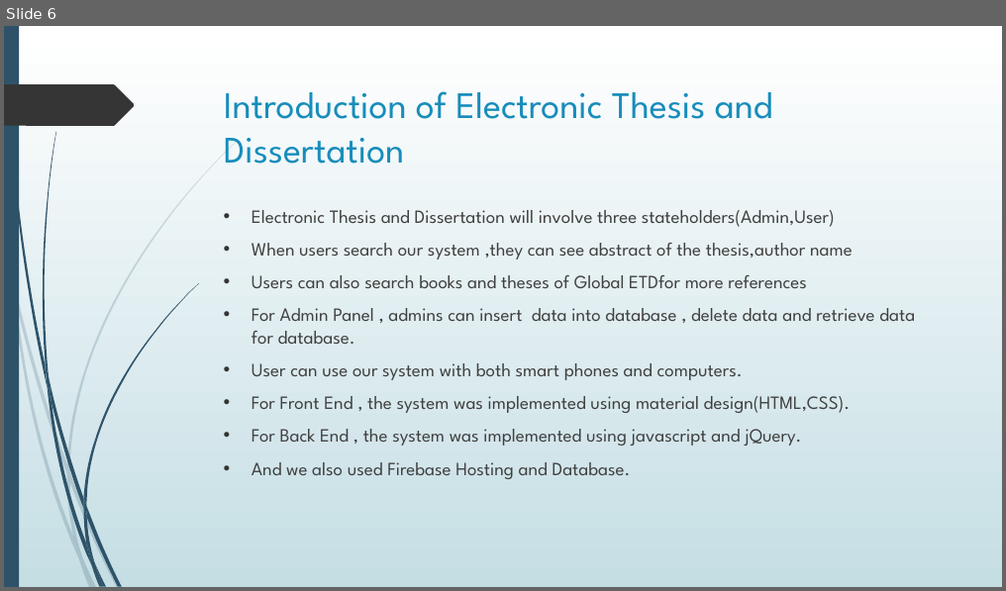
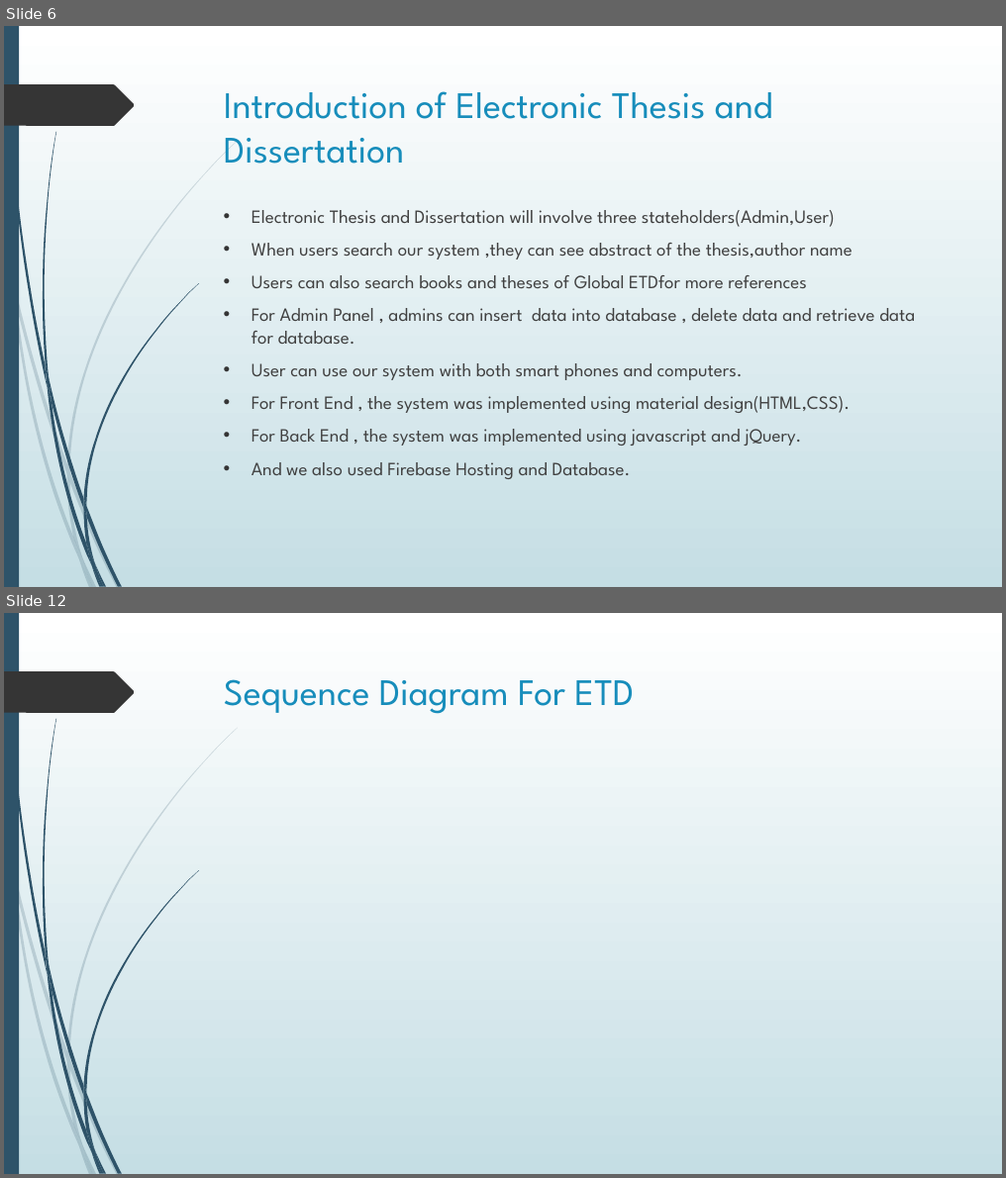
Before and after one commit to bravo-mdy-geo/Powerpoint, a slide deck: 1.pptx. Shown one above the other, each under a label of ours: slide 6 before the commit, slides 6 and 12 after it; the slides between them are not shown. The pictures are 1006x591 and 1006x1178 pixels, drawn with LibreOffice and Linux fonts; fonts in the diff are those of the drawing. Boxes give left, top, right and bottom in pixels: in the first picture for what was removed or moved away, otherwise in the second. Text is boxed around its words. In the diff, an @@ line names an element or a change of style, - is before the commit and + after.

```diff
--- a/1.pptx
+++ b/1.pptx
@@ slide 12 added at [4,613,1002,1174], background gradient #FFFFFF to #C5DEE5; not listed: 24 template elements that a slide beside it also shows @@
@@ title added at [224,679,634,714], 36 pt, text #178DBB @@
+Sequence Diagram For ETD
```
Also in this commit, not shown: 8 other slides added.
